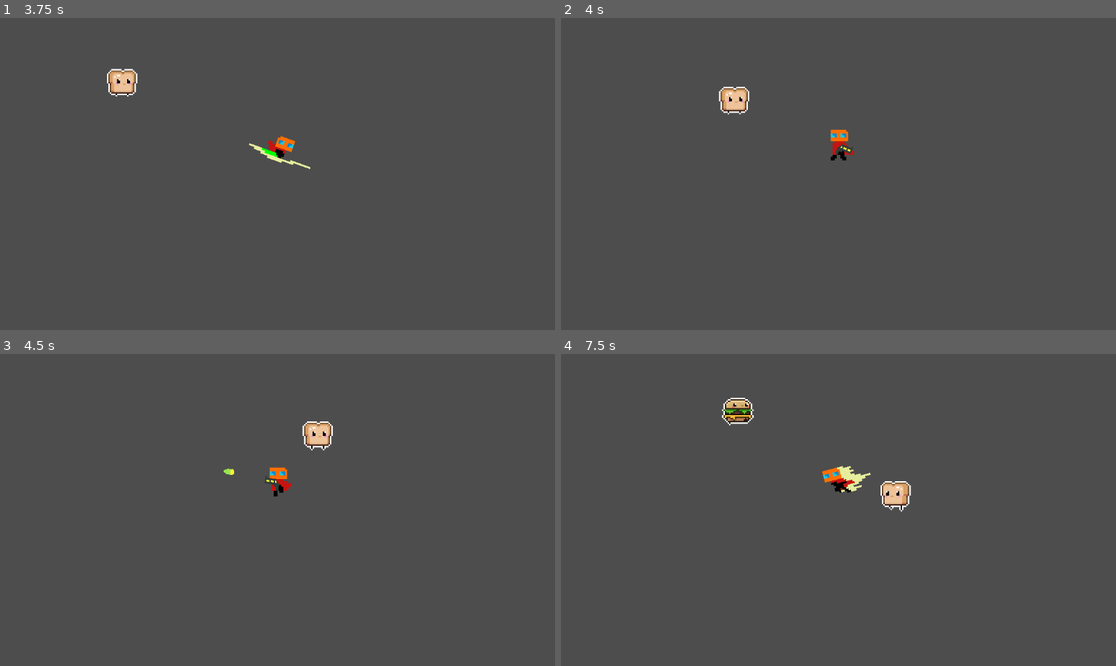
Above: before the commit, frames 1-4 (two rows, left to right).
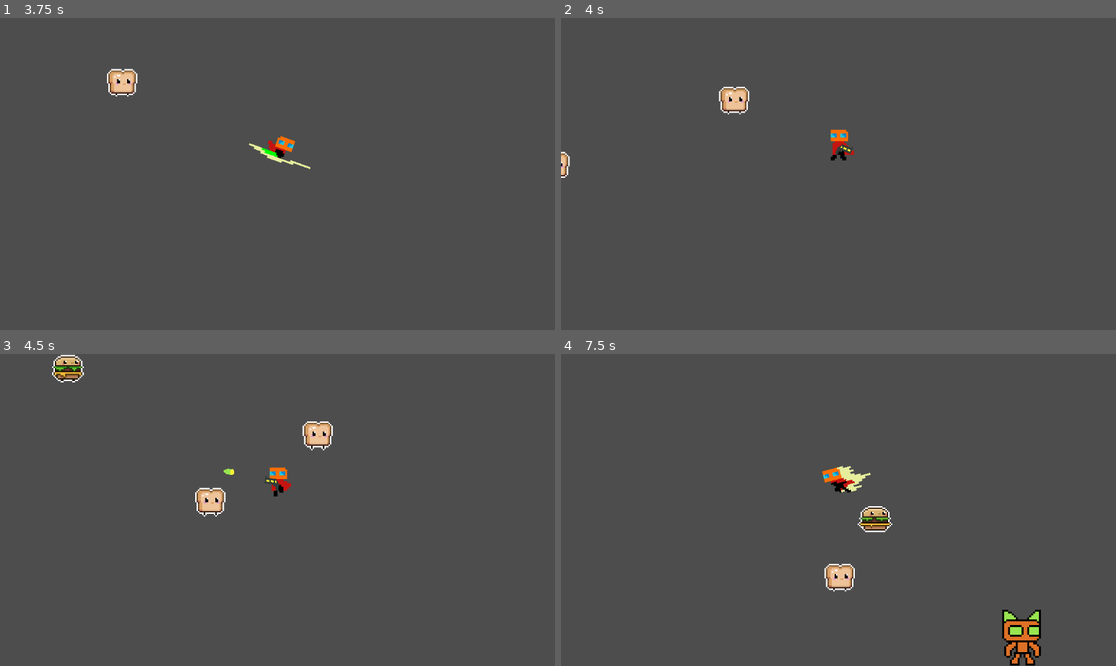
Above: after the commit, the same moments.

Repository: mendsergon/Kill-The-Food-Pyramid
Game: Godot game, scene res://Assets/Scenes/game.tscn
Same seed, same stepped clock (60 frames per second), same inputs: the game is played once before the commit and once after it.
Inputs (mouse positions are in pixels of both pictures, inside the frame that each line leads up to):
- Up to frame 1 (3.75 s): move the mouse to (399, 158) at 0.52 s; hold D (move_right) 0.53-1.28 s; tap Shift (dash) at 0.6, 2.85 s; move the mouse to (166, 189) at 1.27 s; hold S (move_down) 1.28-2.03 s; tap E (melee) at 1.35, 3.6 s; move the mouse to (333, 105) at 2.02 s; hold D (move_right) 2.03-2.78 s; click (333, 105) at 2.1 s; move the mouse to (249, 236) at 2.77 s; hold W (move_up) 2.78-3.53 s; move the mouse to (444, 220) at 3.52 s; hold A (move_left) from 3.53 s (still down)
- Up to frame 2 (4 s): keep holding A (move_left)
- Up to frame 3 (4.5 s): keep holding A (move_left); move the mouse to (111, 463) at 4.27 s; click (111, 463) at 4.35 s
- Up to frame 4 (7.5 s): move the mouse to (866, 510) at 5.02 s; release A (move_left) at 5.03 s; hold S (move_down) 5.03-5.78 s; tap Shift (dash) at 5.1, 7.35 s; move the mouse to (755, 432) at 5.77 s; hold D (move_right) 5.78-6.53 s; tap E (melee) at 5.85 s; move the mouse to (960, 494) at 6.52 s; hold W (move_up) 6.53-7.28 s; click (960, 494) at 6.6 s; move the mouse to (727, 525) at 7.27 s; hold D (move_right) from 7.28 s (still down)

Frame 1 is identical in both runs. In frame 2, 0.1% of the frame differs, in the area x 0-2%, y 42-52%; in frame 3, 0.8%; in frame 4, 2.7%, in the area x 28-87%, y 14-100%.

Commit message:
Implemented enemy spawning algorythm

Diff:
--- a/Assets/Scripts/game.gd
+++ b/Assets/Scripts/game.gd
@@ -4,6 +4,16 @@
 @onready var player: CharacterBody2D = $Player
 @onready var burger: CharacterBody2D = $Burger
 @onready var bread: CharacterBody2D = $Bread
+@onready var camera_2d: Camera2D = $Player/Camera2D
+
+### --- ENEMY SCENES --- ###
+var burger_scene: PackedScene = preload("res://Assets/Scenes/bread.tscn")
+var bread_scene: PackedScene = preload("res://Assets/Scenes/burger.tscn")
+
+### --- SPAWNING VARIABLES --- ###
+var spawn_timer := 0.0
+const SPAWN_INTERVAL := 2.0 # Time in seconds between spawns
+const SPAWN_MARGIN := 100   # Distance outside the camera view to spawn
 
 func _ready() -> void:
 	# Pass player reference to enemy for tracking
@@ -14,3 +24,37 @@
 	# Restart the scene when the player's instance has been freed
 	if not is_instance_valid(player):
 		get_tree().reload_current_scene()
+		return
+
+	# --- Spawn logic: add 1 burger and 1 bread every 2 seconds just outside camera view --- #
+	spawn_timer += _delta
+	if spawn_timer >= SPAWN_INTERVAL:
+		spawn_timer = 0.0
+		spawn_enemy(burger_scene)
+		spawn_enemy(bread_scene)
+
+# --- Spawn a new enemy instance slightly outside the camera view in a random direction --- #
+func spawn_enemy(enemy_scene: PackedScene) -> void:
+	var enemy = enemy_scene.instantiate() as CharacterBody2D
+	enemy.set_player_reference(player)
+
+	enemy.scale = Vector2(0.75, 0.75) # Scale enemy to 75% size
+
+	var cam_pos = camera_2d.global_position
+	var cam_size = get_viewport_rect().size / camera_2d.zoom
+
+	var direction = randi() % 4 # 0=left, 1=right, 2=top, 3=bottom
+	var spawn_pos := Vector2.ZERO
+
+	match direction:
+		0: # Left
+			spawn_pos = Vector2(cam_pos.x - cam_size.x / 2 - SPAWN_MARGIN, randf_range(cam_pos.y - cam_size.y / 2, cam_pos.y + cam_size.y / 2))
+		1: # Right
+			spawn_pos = Vector2(cam_pos.x + cam_size.x / 2 + SPAWN_MARGIN, randf_range(cam_pos.y - cam_size.y / 2, cam_pos.y + cam_size.y / 2))
+		2: # Top
+			spawn_pos = Vector2(randf_range(cam_pos.x - cam_size.x / 2, cam_pos.x + cam_size.x / 2), cam_pos.y - cam_size.y / 2 - SPAWN_MARGIN)
+		3: # Bottom
+			spawn_pos = Vector2(randf_range(cam_pos.x - cam_size.x / 2, cam_pos.x + cam_size.x / 2), cam_pos.y + cam_size.y / 2 + SPAWN_MARGIN)
+
+	enemy.global_position = spawn_pos
+	add_child(enemy)
